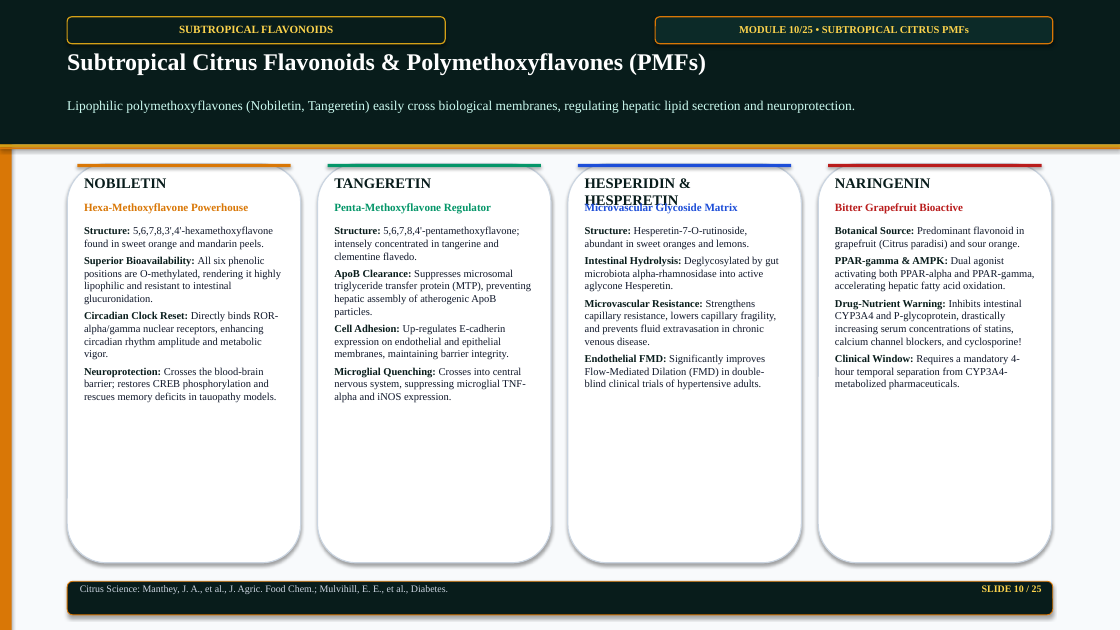
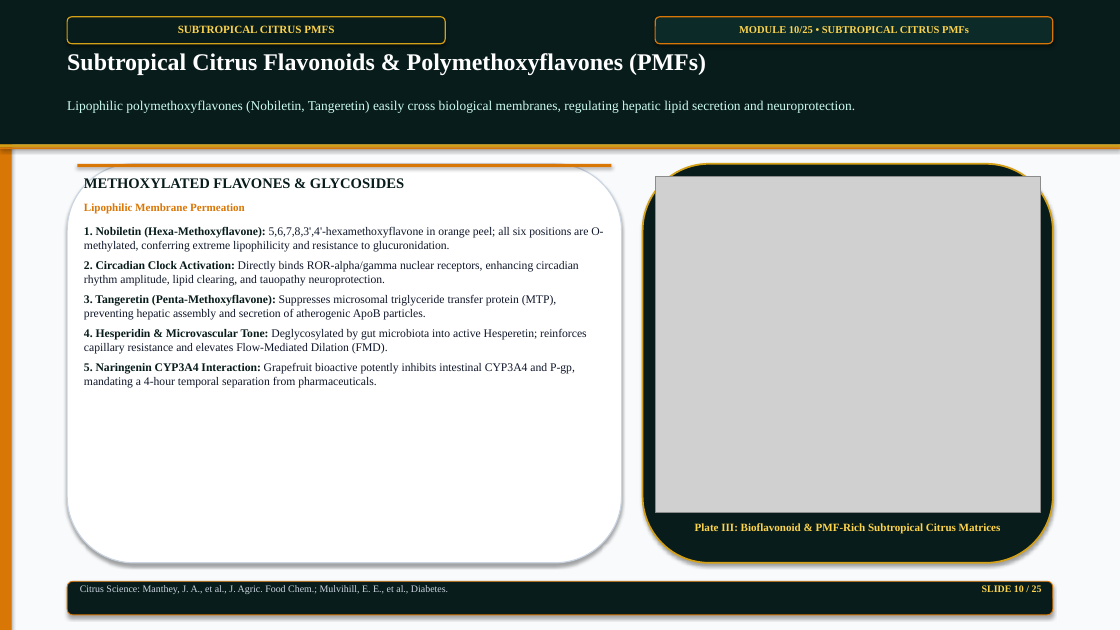
Before and after one commit to satyasanatan989/academic-presentation-engine, a slide deck: slide 10 of samples/phytochemicals_25slides_master_deck.pptx. Drawn at 1120x630 pixels with LibreOffice and Linux fonts; fonts in the diff are those of the drawing; grey boxes stand for pictures. Boxes give left, top, right and bottom in pixels: in the first picture for what was removed or moved away, otherwise in the second. Text is boxed around its words. In the diff, an @@ line names an element or a change of style, - is before the commit and + after.

Commit message:
fix(alignment): resolve all card margins and restore all 11 botanical photographic plates and scientific flowcharts

```diff
--- a/samples/phytochemicals_25slides_master_deck.pptx
+++ b/samples/phytochemicals_25slides_master_deck.pptx
@@ text in rounded rectangle at (178, 25, 334, 33): text changed @@
-SUBTROPICAL FLAVONOIDS
+SUBTROPICAL CITRUS PMFS
@@ rounded rectangle: place and size @@
-rounded rectangle at (67, 164, 301, 563)
+rounded rectangle at (67, 164, 622, 563)
@@ rectangle: place and size @@
-rectangle at (77, 164, 291, 167)
+rectangle at (77, 164, 612, 167)
@@ text at (84, 176, 404, 189): text changed @@
-NOBILETIN
+METHOXYLATED FLAVONES & GLYCOSIDES
@@ rectangle removed at (328, 164, 541, 167) @@
@@ text removed at (334, 178, 431, 188) @@
-TANGERETIN
@@ rounded rectangle removed at (568, 164, 802, 563) @@
@@ rectangle removed at (578, 164, 791, 167) @@
@@ text removed at (585, 178, 679, 209) @@
-HESPERIDIN & HESPERETIN
@@ rounded rectangle: place and size @@
-rounded rectangle at (318, 164, 551, 563)
+rounded rectangle at (643, 164, 1053, 563)
@@ rounded rectangle at (643, 164, 1053, 563): fill #FFFFFF to #081C1B; outline #CBD5E1 1 pt to #D4A017 1.5 pt @@
@@ picture added at (655, 176, 1040, 513) @@
@@ rounded rectangle removed at (818, 164, 1052, 563) @@
@@ rectangle removed at (828, 164, 1042, 167) @@
@@ text removed at (835, 178, 930, 188) @@
-NARINGENIN
@@ text at (84, 203, 245, 214): text changed @@
-Hexa-Methoxyflavone Powerhouse
+Lipophilic Membrane Permeation
@@ text removed at (334, 203, 491, 214) @@
-Penta-Methoxyflavone Regulator
@@ text removed at (585, 203, 738, 214) @@
-Microvascular Glycoside Matrix
@@ text removed at (835, 203, 963, 214) @@
-Bitter Grapefruit Bioactive
@@ text at (84, 227, 603, 388): text changed; size 9 to 10 pt @@
-Structure: 5,6,7,8,3',4'-hexamethoxyflavone found in sweet orange and mandarin peels.
-Superior Bioavailability: All six phenolic positions are O-methylated, rendering it highly lipophilic and resistant to intestinal glucuronidation.
-Circadian Clock Reset: Directly binds ROR-alpha/gamma nuclear receptors, enhancing circadian rhythm amplitude and metabolic vigor.
-Neuroprotection: Crosses the blood-brain barrier; restores CREB phosphorylation and rescues memory deficits in tauopathy models.
+1. Nobiletin (Hexa-Methoxyflavone): 5,6,7,8,3',4'-hexamethoxyflavone in orange peel; all six positions are O-methylated, conferring extreme lipophilicity and resistance to glucuronidation.
+2. Circadian Clock Activation: Directly binds ROR-alpha/gamma nuclear receptors, enhancing circadian rhythm amplitude, lipid clearing, and tauopathy neuroprotection.
+3. Tangeretin (Penta-Methoxyflavone): Suppresses microsomal triglyceride transfer protein (MTP), preventing hepatic assembly and secretion of atherogenic ApoB particles.
+4. Hesperidin & Microvascular Tone: Deglycosylated by gut microbiota into active Hesperetin; reinforces capillary resistance and elevates Flow-Mediated Dilation (FMD).
+5. Naringenin CYP3A4 Interaction: Grapefruit bioactive potently inhibits intestinal CYP3A4 and P-gp, mandating a 4-hour temporal separation from pharmaceuticals.
@@ text removed at (334, 226, 531, 403) @@
-Structure: 5,6,7,8,4'-pentamethoxyflavone; intensely concentrated in tangerine and clementine flavedo.
-ApoB Clearance: Suppresses microsomal triglyceride transfer protein (MTP), preventing hepatic assembly of atherogenic ApoB particles.
-Cell Adhesion: Up-regulates E-cadherin expression on endothelial and epithelial membranes, maintaining barrier integrity.
-Microglial Quenching: Crosses into central nervous system, suppressing microglial TNF-alpha and iNOS expression.
@@ text removed at (585, 226, 778, 390) @@
-Structure: Hesperetin-7-O-rutinoside, abundant in sweet oranges and lemons.
-Intestinal Hydrolysis: Deglycosylated by gut microbiota alpha-rhamnosidase into active aglycone Hesperetin.
-Microvascular Resistance: Strengthens capillary resistance, lowers capillary fragility, and prevents fluid extravasation in chronic venous disease.
-Endothelial FMD: Significantly improves Flow-Mediated Dilation (FMD) in double-blind clinical trials of hypertensive adults.
@@ text removed at (835, 226, 1034, 390) @@
-Botanical Source: Predominant flavonoid in grapefruit (Citrus paradisi) and sour orange.
-PPAR-gamma & AMPK: Dual agonist activating both PPAR-alpha and PPAR-gamma, accelerating hepatic fatty acid oxidation.
-Drug-Nutrient Warning: Inhibits intestinal CYP3A4 and P-glycoprotein, drastically increasing serum concentrations of statins, calcium channel blockers, and cyclosporine!
-Clinical Window: Requires a mandatory 4-hour temporal separation from CYP3A4-metabolized pharmaceuticals.
@@ text added at (695, 523, 1001, 534), 9.5 pt, text #FCD34D, bold @@
+Plate III: Bioflavonoid & PMF-Rich Subtropical Citrus Matrices
```
Also in this commit, not shown: 21 other slides changed, 24 other files.
